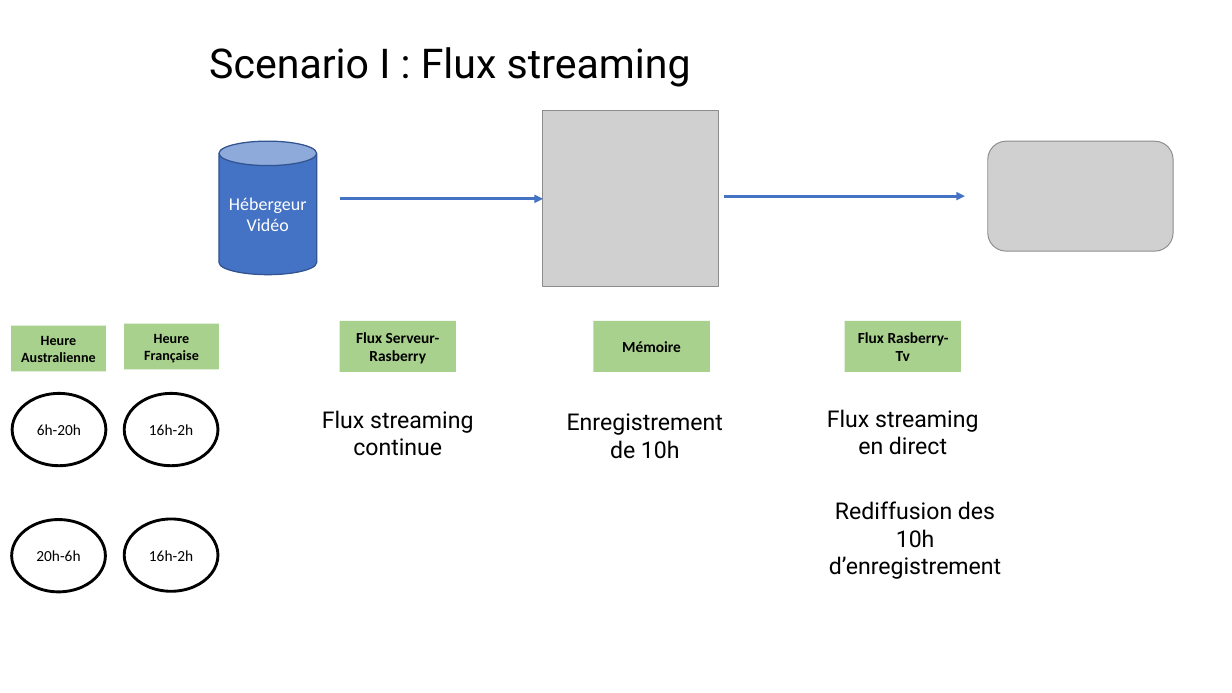
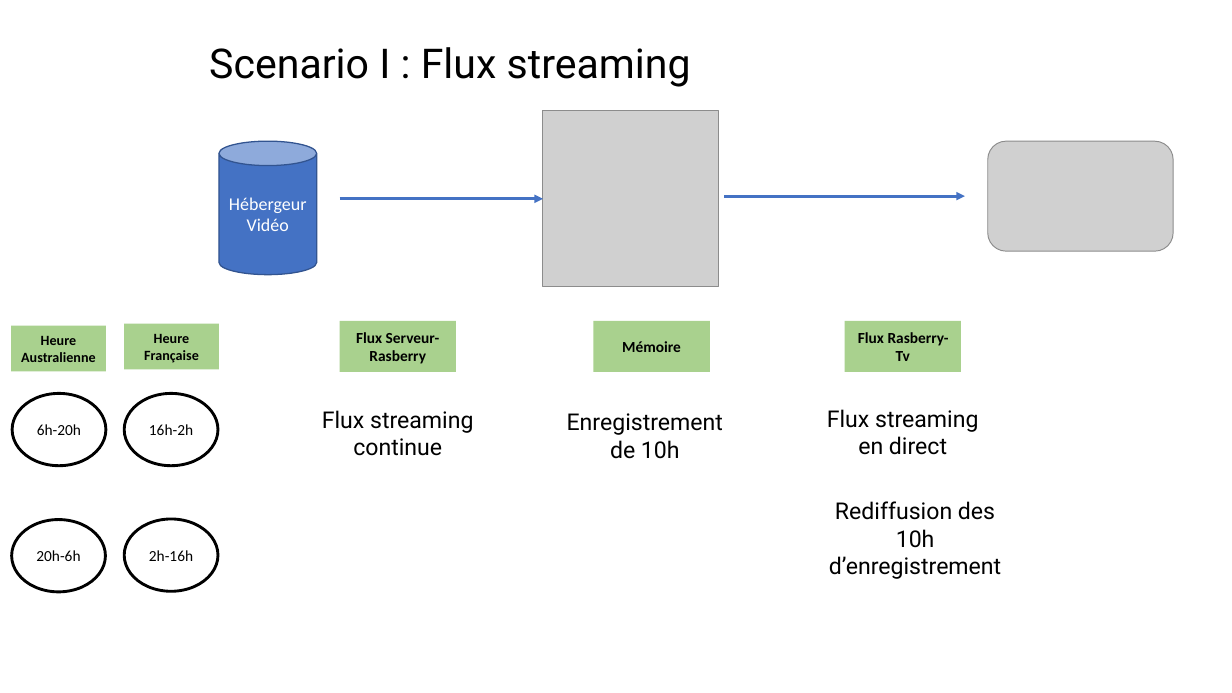
Before and after one commit to OceanStream-X-MiageSorbonne/Boitier, a slide deck: slide 2 of Documentation/Architecture/Architechture-Flux.pptx. Drawn at 1232x693 pixels with LibreOffice and Linux fonts; fonts in the diff are those of the drawing; grey boxes stand for pictures; background and template pictures are left out. Boxes give left, top, right and bottom in pixels: in the first picture for what was removed or moved away, otherwise in the second. Text is boxed around its words. In the diff, an @@ line names an element or a change of style, - is before the commit and + after.

```diff
--- a/Documentation/Architecture/Architechture-Flux.pptx
+++ b/Documentation/Architecture/Architechture-Flux.pptx
@@ text in ellipse at [149, 550, 193, 561]: text changed @@
-16h-2h
+2h-16h
```
Also in this commit, not shown: 4 other slides changed.
